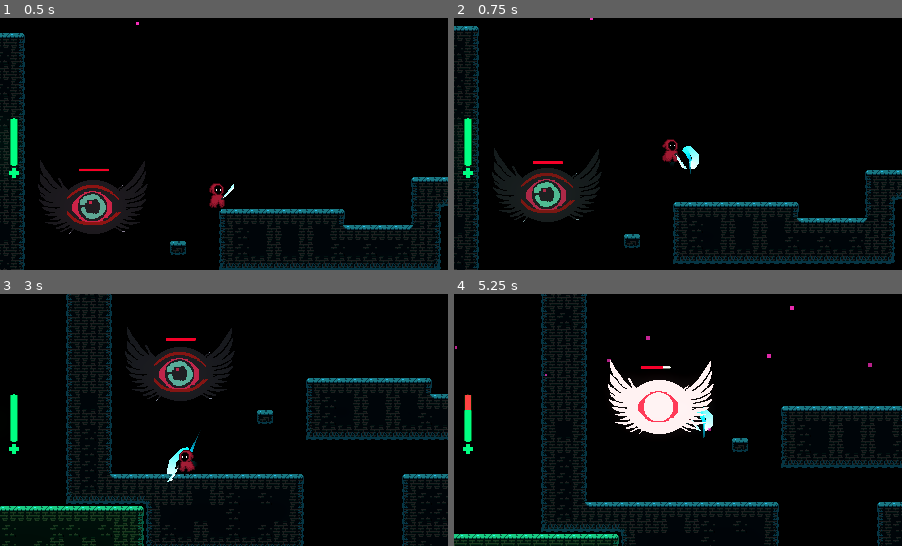
Above: before the commit, frames 1-4 (two rows, left to right).
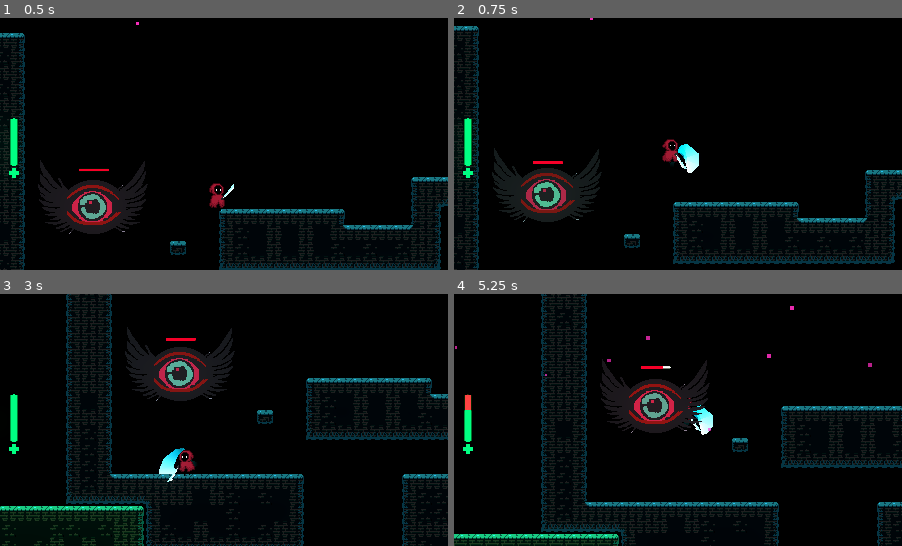
Above: after the commit, the same moments.

Repository: Driannn/AcerolaJam0
Game: Godot game, scene res://Scenes/Main scene/main_scene.tscn
Two runs of this game, one before a commit and one after it. Both use one fixed random seed, a clock stepped at 60 frames per second and the inputs below.
Inputs (mouse positions are in pixels of both pictures, inside the frame that each line leads up to):
- Up to frame 1 (0.5 s): no input
- Up to frame 2 (0.75 s): tap Enter (ui_accept) at 0.5 s; move the mouse to (655, 194) at 0.52 s; hold W from 0.53 s (still down); tap X (attack) at 0.6 s; click (655, 194) at 0.67 s
- Up to frame 3 (3 s): tap Space (jump) at 0.77, 1.52 s; move the mouse to (358, 457) at 1.27 s; tap C (dash) at 1.35 s; move the mouse to (89, 382) at 2.02 s; release W at 2.03 s; hold F 2.03-2.78 s; hold A (move_left) from 2.03 s (still down); move the mouse to (246, 420) at 2.77 s; tap X (attack) at 2.85 s; click (246, 420) at 2.92 s
- Up to frame 4 (5.25 s): tap Space (jump) at 3.02, 3.77, 4.52 s; move the mouse to (610, 357) at 3.52 s; release A (move_left) at 3.53 s; hold S 3.53-4.28 s; tap C (dash) at 3.6 s; move the mouse to (776, 407) at 4.27 s; hold D (move_right) 4.28-5.03 s; tap F at 4.35 s; move the mouse to (588, 432) at 5.02 s; hold W from 5.03 s (still down); tap X (attack) at 5.1 s; click (588, 432) at 5.17 s

Frame 1 is identical in both runs. In frame 2, 0.2% of the frame differs, in the area x 50-55%, y 50-62%; in frame 3, 0.3%; in frame 4, 4.4%, in the area x 32-59%, y 25-58%.

Commit message:
coding win condition

Diff:
--- /dev/null
+++ b/Scenes/Autoloads/GlobalLogic.gd
@@ -0,0 +1,8 @@
+extends Node
+
+#@onready var enemy_count := 0
+#
+#func _process(_delta):
+	##if enemy count = 0:
+		##you win
+	#print(enemy_count)
--- /dev/null
+++ b/Scenes/Autoloads/global_logic.tscn
@@ -0,0 +1,6 @@
+[gd_scene load_steps=2 format=3 uid="uid://cd8cub4xb4si0"]
+
+[ext_resource type="Script" path="res://Scenes/Autoloads/GlobalLogic.gd" id="1_1xsqs"]
+
+[node name="GlobaLogic" type="Node"]
+script = ExtResource("1_1xsqs")
--- a/Scenes/Entities/eye_enemy.gd
+++ b/Scenes/Entities/eye_enemy.gd
@@ -10,7 +10,7 @@
 	health_bar.init_health(health)
 
 func take_damage(amount: int) -> void:
-	ap.play("take_damage")
+	ap.play("take_damage, enemy health: ", health)
 	print("Enermy take damage")
 	ap.queue("idle")
 	set_health(amount)
--- a/Scenes/Items/weapon_sword.tscn
+++ b/Scenes/Items/weapon_sword.tscn
@@ -176,12 +176,10 @@
 top_level = true
 z_index = -1
 points = PackedVector2Array(19, -9)
-width = 8.0
+width = 16.205
 width_curve = SubResource("Curve_1h4us")
 gradient = SubResource("Gradient_7mled")
 script = ExtResource("4_dm5yi")
-max_lenght = 15
-position_offset = Vector2(4.04, 0)
 keep_drawning = true
 
 [node name="MyHitBox" type="Area2D" parent="Node2D/Sprite2D"]
--- a/Scenes/Main scene/GameManager.gd
+++ b/Scenes/Main scene/GameManager.gd
@@ -4,6 +4,9 @@
 @onready var player = %MyPlayer
 @onready var game_over_screen = %GameOverScreen
 @onready var pause_menu = %PauseMenu
+@onready var max_enemies : int = %Enemies.get_child_count()
+
+var current_enemy_count : int
 
 #pause game tutorial
 #https://www.youtube.com/watch?v=OWtwYp2lIlQ
@@ -18,10 +21,13 @@
 		emit_signal("toggle_game_paused", game_paused)
 
 func _process(_delta):
+	current_enemy_count = %Enemies.get_child_count()
+	if current_enemy_count == 0:
+		print("YOU WIN")
+
 
 	if !MusicController.is_music_playing:
 		MusicController.play_music()
-
 
 	if game_paused or player.is_dead:
 		MusicController.pitch_down()
--- a/Scenes/Main scene/PathFollow2D.gd
+++ b/Scenes/Main scene/PathFollow2D.gd
@@ -4,3 +4,5 @@
 
 func _process(delta):
 	progress_ratio += speed * delta
+	if get_child_count() < 2:
+		get_parent().queue_free()
--- a/Scenes/Main scene/main_scene.tscn
+++ b/Scenes/Main scene/main_scene.tscn
@@ -1,13 +1,16 @@
-[gd_scene load_steps=10 format=3 uid="uid://k7uj7aa54yyh"]
+[gd_scene load_steps=12 format=3 uid="uid://k7uj7aa54yyh"]
 
 [ext_resource type="PackedScene" uid="uid://dyw6lbmwpmdb3" path="res://Scenes/Logic/game_manager.tscn" id="1_52f01"]
 [ext_resource type="PackedScene" uid="uid://cprdctgkrpvbo" path="res://Scenes/VFX/SnowGeneratorCPU.tscn" id="2_0g361"]
 [ext_resource type="PackedScene" uid="uid://db4ivmgtxggnu" path="res://Scenes/TileMaps/my_tile_map1.tscn" id="2_b388d"]
 [ext_resource type="PackedScene" uid="uid://bubsfc3tvkdsb" path="res://Scenes/Player/my_player.tscn" id="3_8oym4"]
+[ext_resource type="PackedScene" uid="uid://conia6omml2ck" path="res://Scenes/Logic/path_follow_2d.tscn" id="5_akkuq"]
 [ext_resource type="Script" path="res://addons/phantom_camera/scripts/phantom_camera/phantom_camera_2D.gd" id="5_d018c"]
 [ext_resource type="PackedScene" uid="uid://cldxd32efc4gh" path="res://Scenes/Entities/eye_enemy.tscn" id="7_rwyoi"]
 [ext_resource type="PackedScene" uid="uid://cwo3p17l08hsm" path="res://Scenes/UI/GameOverScreen.tscn" id="7_y7ix1"]
 [ext_resource type="PackedScene" uid="uid://m5qqeskwgghk" path="res://Scenes/UI/pause_menu.tscn" id="8_eje1u"]
+
+[sub_resource type="Curve2D" id="Curve2D_4rwd0"]
 
 [sub_resource type="Environment" id="Environment_5iead"]
 background_mode = 3
@@ -60,6 +63,7 @@
 color = Color(0.988235, 0.188235, 0.741176, 1)
 
 [node name="Enemies" type="Node2D" parent="EntityContainer"]
+unique_name_in_owner = true
 process_mode = 1
 
 [node name="EyeEnemy2" parent="EntityContainer/Enemies" instance=ExtResource("7_rwyoi")]
@@ -74,8 +78,14 @@
 [node name="EyeEnemy4" parent="EntityContainer/Enemies" instance=ExtResource("7_rwyoi")]
 position = Vector2(-30, 207)
 
-[node name="EyeEnemy" parent="EntityContainer/Enemies" instance=ExtResource("7_rwyoi")]
-position = Vector2(547, 142)
+[node name="Path2D" type="Path2D" parent="EntityContainer/Enemies"]
+curve = SubResource("Curve2D_4rwd0")
+
+[node name="PathFollow2D" parent="EntityContainer/Enemies/Path2D" instance=ExtResource("5_akkuq")]
+
+[node name="EyeEnemy" parent="EntityContainer/Enemies/Path2D/PathFollow2D" instance=ExtResource("7_rwyoi")]
+position = Vector2(31.9536, -9.16356)
+rotation = -0.00511505
 
 [node name="Cameras" type="Node2D" parent="."]
 process_mode = 1
--- a/Scenes/Player/my_player.gd
+++ b/Scenes/Player/my_player.gd
@@ -86,7 +86,6 @@
 ##Get players input
 func get_movement_input() -> float:
 
-
 	if Input.is_action_just_pressed("dash") and can_dash and velocity.x != 0:
 		dashing = true
 		can_dash = false
--- a/Scenes/Player/my_player.tscn
+++ b/Scenes/Player/my_player.tscn
@@ -290,7 +290,7 @@
 [node name="HeathBar" type="ProgressBar" parent="Camera2D"]
 unique_name_in_owner = true
 modulate = Color(1.5, 1.5, 1.5, 1)
-z_index = 1
+z_index = 2
 offset_left = -213.0
 offset_top = 22.0
 offset_right = 88.0
--- a/project.godot
+++ b/project.godot
@@ -21,6 +21,7 @@
 [autoload]
 
 MusicController="*res://Scenes/Autoloads/music_controller.tscn"
+GlobaLogic="*res://Scenes/Autoloads/GlobalLogic.gd"
 
 [display]
 
